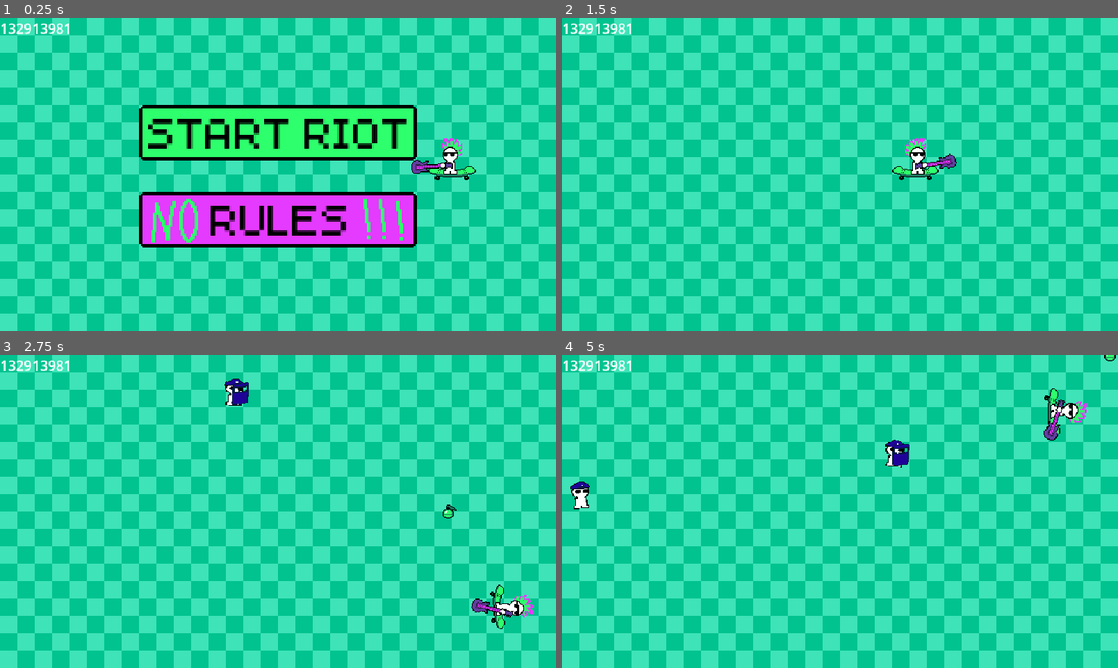
Above: before the commit, frames 1-4 (two rows, left to right).
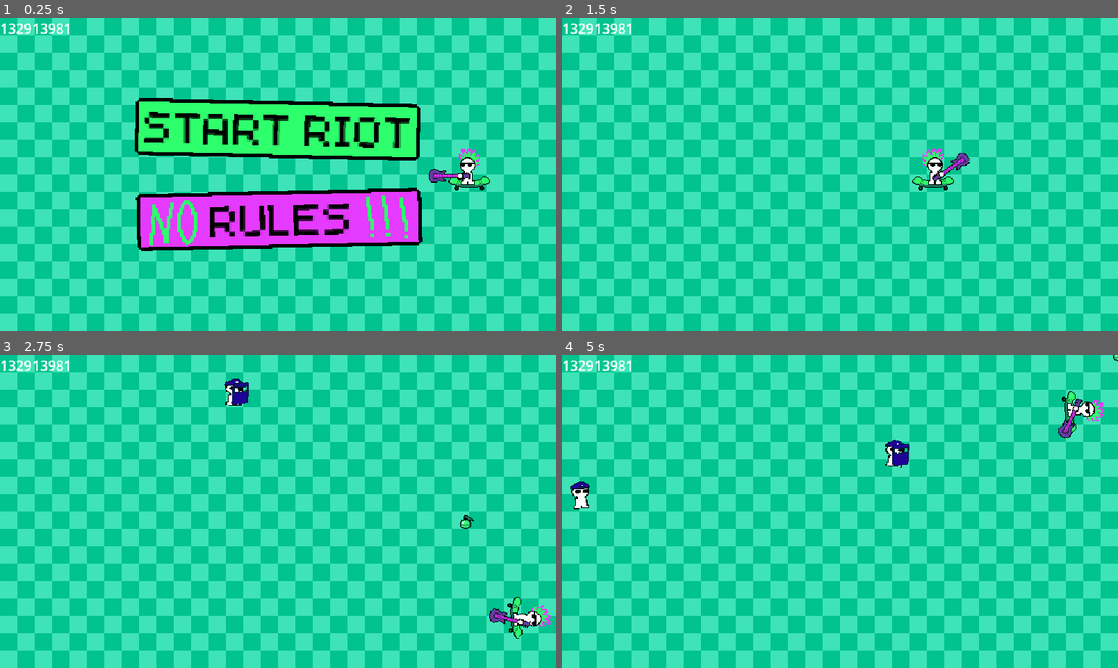
Above: after the commit, the same moments.

Repository: KyleTiley/PlayfulAnarchy
Game: Godot game, scene res://main.tscn
The game is run twice, just before and just after one commit, with the same random seed, the same clock (stepped at 60 frames per second) and the same inputs.
Inputs (mouse positions are in pixels of both pictures, inside the frame that each line leads up to):
- Up to frame 1 (0.25 s): no input
- Up to frame 2 (1.5 s): click "START RIOT" at 0.5 s; move the mouse to (962, 158) at 1.27 s; hold D (right_input) from 1.28 s (still down)
- Up to frame 3 (2.75 s): move the mouse to (166, 527) at 2.02 s; release D (right_input) at 2.03 s; hold S (down_input) from 2.03 s (still down)
- Up to frame 4 (5 s): move the mouse to (895, 442) at 2.77 s; release S (down_input) at 2.78 s; hold D (right_input) 2.78-3.53 s; move the mouse to (812, 574) at 3.52 s; hold W (up_input) 3.53-4.28 s; move the mouse to (1006, 558) at 4.27 s; hold A (left_input) from 4.28 s (still down)

The runs differ from the first frame. In frame 1, 8.4% of the frame differs, in the area x 24-89%, y 25-75%; in frame 2, 1.1%; in frame 3, 1.1%; in frame 4, 1.0%.

Commit message:
tut done

Diff:
--- a/Enemies/Cop.gd
+++ b/Enemies/Cop.gd
@@ -4,7 +4,7 @@
 var player_position
 var target_position
 var cop_speed = 50
-var knockback_strength = 1.5
+var knockback_strength = 0.5
 
 func _physics_process(delta):
 	var x_diff = global_position.x - player.global_position.x
--- a/Enemies/RiotCop.gd
+++ b/Enemies/RiotCop.gd
@@ -5,7 +5,7 @@
 var target_position
 var cop_speed = 50
 var shield_broken = false
-var knockback_strength = 1.5
+var knockback_strength = 0.5
 
 func _physics_process(delta):
 	var x_diff = global_position.x - player.global_position.x
--- a/Enemies/cop.tscn
+++ b/Enemies/cop.tscn
@@ -55,6 +55,18 @@
 tracks/3/interp = 1
 tracks/3/loop_wrap = true
 tracks/3/keys = {
+"times": PackedFloat32Array(0),
+"transitions": PackedFloat32Array(1),
+"update": 0,
+"values": [0.0]
+}
+tracks/4/type = "value"
+tracks/4/imported = false
+tracks/4/enabled = true
+tracks/4/path = NodePath("Sprite2D:rotation")
+tracks/4/interp = 1
+tracks/4/loop_wrap = true
+tracks/4/keys = {
 "times": PackedFloat32Array(0),
 "transitions": PackedFloat32Array(1),
 "update": 0,
@@ -133,6 +145,18 @@
 "update": 0,
 "values": [1.0, 1.0, 0.0]
 }
+tracks/1/type = "value"
+tracks/1/imported = false
+tracks/1/enabled = true
+tracks/1/path = NodePath("Sprite2D:rotation")
+tracks/1/interp = 1
+tracks/1/loop_wrap = true
+tracks/1/keys = {
+"times": PackedFloat32Array(0, 0.3),
+"transitions": PackedFloat32Array(1, 1),
+"update": 0,
+"values": [0.0, 1.5708]
+}
 
 [sub_resource type="AnimationLibrary" id="AnimationLibrary_8lp1j"]
 _data = {
@@ -152,8 +176,8 @@
 [node name="Sprite2D" type="Sprite2D" parent="."]
 texture_filter = 1
 material = SubResource("ShaderMaterial_d8nf1")
-position = Vector2(0, -18.5)
 texture = ExtResource("2_jnjea")
+offset = Vector2(0, -18.5)
 
 [node name="AnimationPlayer" type="AnimationPlayer" parent="."]
 autoplay = "bob"
--- a/Enemies/riotcop.tscn
+++ b/Enemies/riotcop.tscn
@@ -68,6 +68,18 @@
 tracks/3/interp = 1
 tracks/3/loop_wrap = true
 tracks/3/keys = {
+"times": PackedFloat32Array(0),
+"transitions": PackedFloat32Array(1),
+"update": 0,
+"values": [0.0]
+}
+tracks/4/type = "value"
+tracks/4/imported = false
+tracks/4/enabled = true
+tracks/4/path = NodePath("Sprite2D:rotation")
+tracks/4/interp = 1
+tracks/4/loop_wrap = true
+tracks/4/keys = {
 "times": PackedFloat32Array(0),
 "transitions": PackedFloat32Array(1),
 "update": 0,
@@ -146,6 +158,18 @@
 "update": 0,
 "values": [1.0, 1.0, 0.0]
 }
+tracks/1/type = "value"
+tracks/1/imported = false
+tracks/1/enabled = true
+tracks/1/path = NodePath("Sprite2D:rotation")
+tracks/1/interp = 1
+tracks/1/loop_wrap = true
+tracks/1/keys = {
+"times": PackedFloat32Array(0, 0.3),
+"transitions": PackedFloat32Array(1, 1),
+"update": 0,
+"values": [0.0, 1.5708]
+}
 
 [sub_resource type="AnimationLibrary" id="AnimationLibrary_8lp1j"]
 _data = {
@@ -161,8 +185,8 @@
 [node name="Sprite2D" type="Sprite2D" parent="."]
 texture_filter = 1
 material = SubResource("ShaderMaterial_jm1pj")
-position = Vector2(0, -18.5)
 texture = ExtResource("2_4cb8a")
+offset = Vector2(0, -18.5)
 
 [node name="Area2D" type="Area2D" parent="."]
 
--- a/Player/player.tscn
+++ b/Player/player.tscn
@@ -17,18 +17,6 @@
 
 [sub_resource type="Animation" id="Animation_5g42k"]
 length = 0.001
-tracks/0/type = "value"
-tracks/0/imported = false
-tracks/0/enabled = true
-tracks/0/path = NodePath("Skateboard:scale")
-tracks/0/interp = 1
-tracks/0/loop_wrap = true
-tracks/0/keys = {
-"times": PackedFloat32Array(0),
-"transitions": PackedFloat32Array(1),
-"update": 0,
-"values": [Vector2(1, 1)]
-}
 
 [sub_resource type="Animation" id="Animation_x81tu"]
 resource_name = "board"
@@ -36,7 +24,7 @@
 loop_mode = 1
 tracks/0/type = "value"
 tracks/0/imported = false
-tracks/0/enabled = true
+tracks/0/enabled = false
 tracks/0/path = NodePath("Skateboard:scale")
 tracks/0/interp = 1
 tracks/0/loop_wrap = true
--- a/main.tscn
+++ b/main.tscn
@@ -23,6 +23,140 @@
 [sub_resource type="RectangleShape2D" id="RectangleShape2D_3occi"]
 size = Vector2(640, 20)
 
+[sub_resource type="Animation" id="Animation_xuafj"]
+resource_name = "menu"
+length = 4.0
+loop_mode = 1
+tracks/0/type = "value"
+tracks/0/imported = false
+tracks/0/enabled = true
+tracks/0/path = NodePath("PlayButton:scale")
+tracks/0/interp = 1
+tracks/0/loop_wrap = true
+tracks/0/keys = {
+"times": PackedFloat32Array(0, 1, 2, 3, 4),
+"transitions": PackedFloat32Array(1, 1, 1, 1, 1),
+"update": 0,
+"values": [Vector2(2, 2), Vector2(2.2, 2.2), Vector2(2, 2), Vector2(2.2, 2.2), Vector2(2, 2)]
+}
+tracks/1/type = "value"
+tracks/1/imported = false
+tracks/1/enabled = true
+tracks/1/path = NodePath("PlayButton:rotation")
+tracks/1/interp = 1
+tracks/1/loop_wrap = true
+tracks/1/keys = {
+"times": PackedFloat32Array(0, 1, 2, 3, 4),
+"transitions": PackedFloat32Array(1, 1, 1, 1, 1),
+"update": 0,
+"values": [0.0, 0.0872665, 0.0, -0.0872665, 0.0]
+}
+tracks/2/type = "value"
+tracks/2/imported = false
+tracks/2/enabled = true
+tracks/2/path = NodePath("RulesButton:rotation")
+tracks/2/interp = 1
+tracks/2/loop_wrap = true
+tracks/2/keys = {
+"times": PackedFloat32Array(0, 1, 2, 3, 4),
+"transitions": PackedFloat32Array(1, 1, 1, 1, 1),
+"update": 0,
+"values": [0.0, -0.0872665, 0.0, 0.0872665, 0.0]
+}
+tracks/3/type = "value"
+tracks/3/imported = false
+tracks/3/enabled = true
+tracks/3/path = NodePath("RulesButton:scale")
+tracks/3/interp = 1
+tracks/3/loop_wrap = true
+tracks/3/keys = {
+"times": PackedFloat32Array(0, 1, 2, 3, 4),
+"transitions": PackedFloat32Array(1, 1, 1, 1, 1),
+"update": 0,
+"values": [Vector2(2, 2), Vector2(2.2, 2.2), Vector2(2, 2), Vector2(2.2, 2.2), Vector2(2, 2)]
+}
+tracks/4/type = "value"
+tracks/4/imported = false
+tracks/4/enabled = true
+tracks/4/path = NodePath("Rules/Border:scale")
+tracks/4/interp = 1
+tracks/4/loop_wrap = true
+tracks/4/keys = {
+"times": PackedFloat32Array(0, 1, 2, 3, 4),
+"transitions": PackedFloat32Array(1, 1, 1, 1, 1),
+"update": 0,
+"values": [Vector2(1, 1), Vector2(1.1, 1.1), Vector2(1, 1), Vector2(1.1, 1.1), Vector2(1, 1)]
+}
+
+[sub_resource type="Animation" id="Animation_i5atd"]
+length = 0.001
+tracks/0/type = "value"
+tracks/0/imported = false
+tracks/0/enabled = true
+tracks/0/path = NodePath("PlayButton:scale")
+tracks/0/interp = 1
+tracks/0/loop_wrap = true
+tracks/0/keys = {
+"times": PackedFloat32Array(0),
+"transitions": PackedFloat32Array(1),
+"update": 0,
+"values": [Vector2(2, 2)]
+}
+tracks/1/type = "value"
+tracks/1/imported = false
+tracks/1/enabled = true
+tracks/1/path = NodePath("PlayButton:rotation")
+tracks/1/interp = 1
+tracks/1/loop_wrap = true
+tracks/1/keys = {
+"times": PackedFloat32Array(0),
+"transitions": PackedFloat32Array(1),
+"update": 0,
+"values": [0.0872665]
+}
+tracks/2/type = "value"
+tracks/2/imported = false
+tracks/2/enabled = true
+tracks/2/path = NodePath("RulesButton:rotation")
+tracks/2/interp = 1
+tracks/2/loop_wrap = true
+tracks/2/keys = {
+"times": PackedFloat32Array(0),
+"transitions": PackedFloat32Array(1),
+"update": 0,
+"values": [0.0]
+}
+tracks/3/type = "value"
+tracks/3/imported = false
+tracks/3/enabled = true
+tracks/3/path = NodePath("RulesButton:scale")
+tracks/3/interp = 1
+tracks/3/loop_wrap = true
+tracks/3/keys = {
+"times": PackedFloat32Array(0),
+"transitions": PackedFloat32Array(1),
+"update": 0,
+"values": [Vector2(2, 2)]
+}
+tracks/4/type = "value"
+tracks/4/imported = false
+tracks/4/enabled = true
+tracks/4/path = NodePath("Rules/Border:scale")
+tracks/4/interp = 1
+tracks/4/loop_wrap = true
+tracks/4/keys = {
+"times": PackedFloat32Array(0),
+"transitions": PackedFloat32Array(1),
+"update": 0,
+"values": [Vector2(1, 1)]
+}
+
+[sub_resource type="AnimationLibrary" id="AnimationLibrary_fje6x"]
+_data = {
+"RESET": SubResource("Animation_i5atd"),
+"menu": SubResource("Animation_xuafj")
+}
+
 [node name="Main" type="Node"]
 
 [node name="Game" type="Node2D" parent="."]
@@ -36,6 +170,7 @@
 stretch_mode = 1
 
 [node name="Player" parent="Game" instance=ExtResource("2_g2fjy")]
+position = Vector2(540, 192)
 
 [node name="Boundaries" type="Node2D" parent="Game"]
 
@@ -127,12 +262,15 @@
 anchor_top = 0.5
 anchor_right = 0.5
 anchor_bottom = 0.5
-offset_left = -160.0
-offset_top = -80.0
-offset_bottom = -48.0
+offset_left = -80.0
+offset_top = -67.0
+offset_right = 80.0
+offset_bottom = -35.0
 grow_horizontal = 2
 grow_vertical = 2
+rotation = 0.0872665
 scale = Vector2(2, 2)
+pivot_offset = Vector2(80.5, 17)
 texture_normal = ExtResource("7_vdh40")
 texture_pressed = ExtResource("7_vdh40")
 texture_hover = ExtResource("8_us1jp")
@@ -157,12 +295,14 @@
 anchor_top = 0.5
 anchor_right = 0.5
 anchor_bottom = 0.5
-offset_left = -160.0
-offset_top = 20.0
-offset_bottom = 52.0
+offset_left = -79.0
+offset_top = 35.0
+offset_right = 81.0
+offset_bottom = 67.0
 grow_horizontal = 2
 grow_vertical = 2
 scale = Vector2(2, 2)
+pivot_offset = Vector2(80, 15.5)
 texture_normal = ExtResource("9_gkb0k")
 texture_pressed = ExtResource("9_gkb0k")
 texture_hover = ExtResource("10_60i2t")
@@ -177,6 +317,7 @@
 
 [node name="Label" type="Label" parent="Menu/RulesButton"]
 texture_filter = 1
+layout_mode = 0
 offset_left = 41.0
 offset_top = 7.5
 offset_right = 123.0
@@ -221,8 +362,18 @@
 anchor_bottom = 1.0
 grow_horizontal = 2
 grow_vertical = 2
-
-[node name="TextureRect" type="TextureRect" parent="Menu/Rules"]
+pivot_offset = Vector2(320, 180)
+
+[node name="Border" type="Control" parent="Menu/Rules"]
+layout_mode = 1
+anchors_preset = 15
+anchor_right = 1.0
+anchor_bottom = 1.0
+grow_horizontal = 2
+grow_vertical = 2
+pivot_offset = Vector2(320, 180)
+
+[node name="TextureRect" type="TextureRect" parent="Menu/Rules/Border"]
 texture_filter = 1
 layout_mode = 1
 offset_left = 152.0
@@ -232,7 +383,7 @@
 scale = Vector2(3.5, 3.5)
 texture = ExtResource("11_vi1af")
 
-[node name="CloseButton" type="TextureButton" parent="Menu/Rules"]
+[node name="CloseButton" type="TextureButton" parent="Menu/Rules/Border"]
 texture_filter = 1
 layout_mode = 0
 offset_left = 413.0
@@ -244,6 +395,38 @@
 texture_pressed = ExtResource("12_tmwf6")
 texture_hover = ExtResource("16_8fr2y")
 
+[node name="Label" type="Label" parent="Menu/Rules"]
+texture_filter = 1
+layout_mode = 0
+offset_left = 162.0
+offset_top = 45.0
+offset_right = 8056.0
+offset_bottom = 7232.0
+scale = Vector2(0.04, 0.04)
+theme_override_colors/font_color = Color(0, 0, 0, 1)
+theme_override_fonts/font = ExtResource("9_feiii")
+theme_override_font_sizes/font_size = 500
+text = "Rules? Ha! Rules are for
+capitalistic conformists!
+
+All you need to do is tilt your
+board up and down with W and S
+
+You can also 180° kickflip to
+the other side with A and D.
+
+Then hit those pigs with your
+axe to send them a message!
+
+Watch out for grenades though,
+you need legs to fight the power!"
+
+[node name="AnimationPlayer" type="AnimationPlayer" parent="Menu"]
+autoplay = "menu"
+libraries = {
+"": SubResource("AnimationLibrary_fje6x")
+}
+
 [connection signal="StartGame" from="Game" to="Game/Player" method="_on_game_start_game"]
 [connection signal="StartGame" from="Game" to="Game/CopSpawner" method="_on_game_start_game"]
 [connection signal="StartGame" from="Game" to="Game/GrenadeSpawner" method="_on_game_start_game"]
@@ -251,4 +434,4 @@
 [connection signal="pressed" from="Menu/PlayButton" to="Game" method="_on_play_button_pressed"]
 [connection signal="pressed" from="Menu/PlayButton" to="Menu" method="_on_play_button_pressed"]
 [connection signal="pressed" from="Menu/RulesButton" to="Menu" method="_on_rules_button_pressed"]
-[connection signal="pressed" from="Menu/Rules/CloseButton" to="Menu" method="_on_close_button_pressed"]
+[connection signal="pressed" from="Menu/Rules/Border/CloseButton" to="Menu" method="_on_close_button_pressed"]
Not shown: 1 places in main.tscn that only renumber resources
